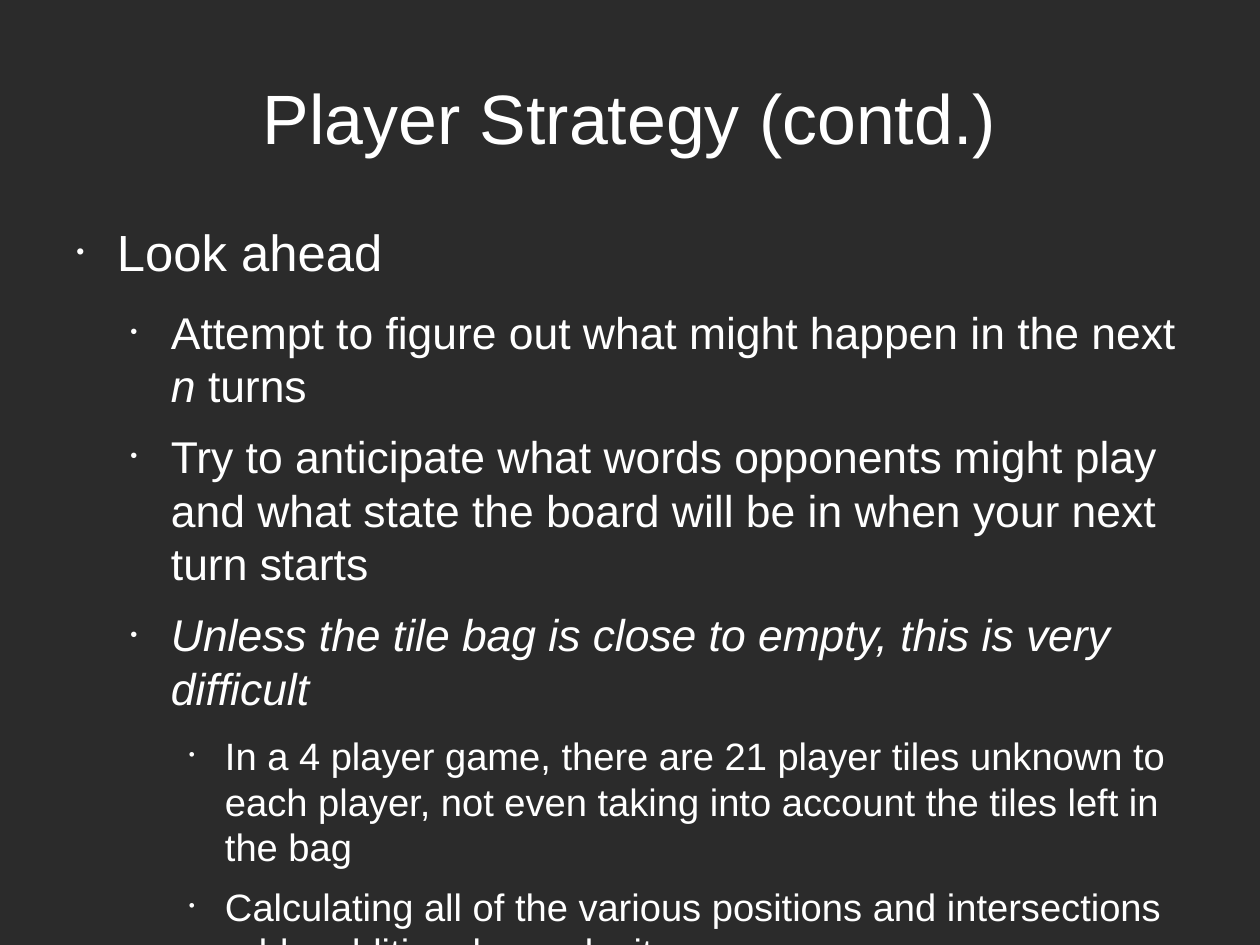
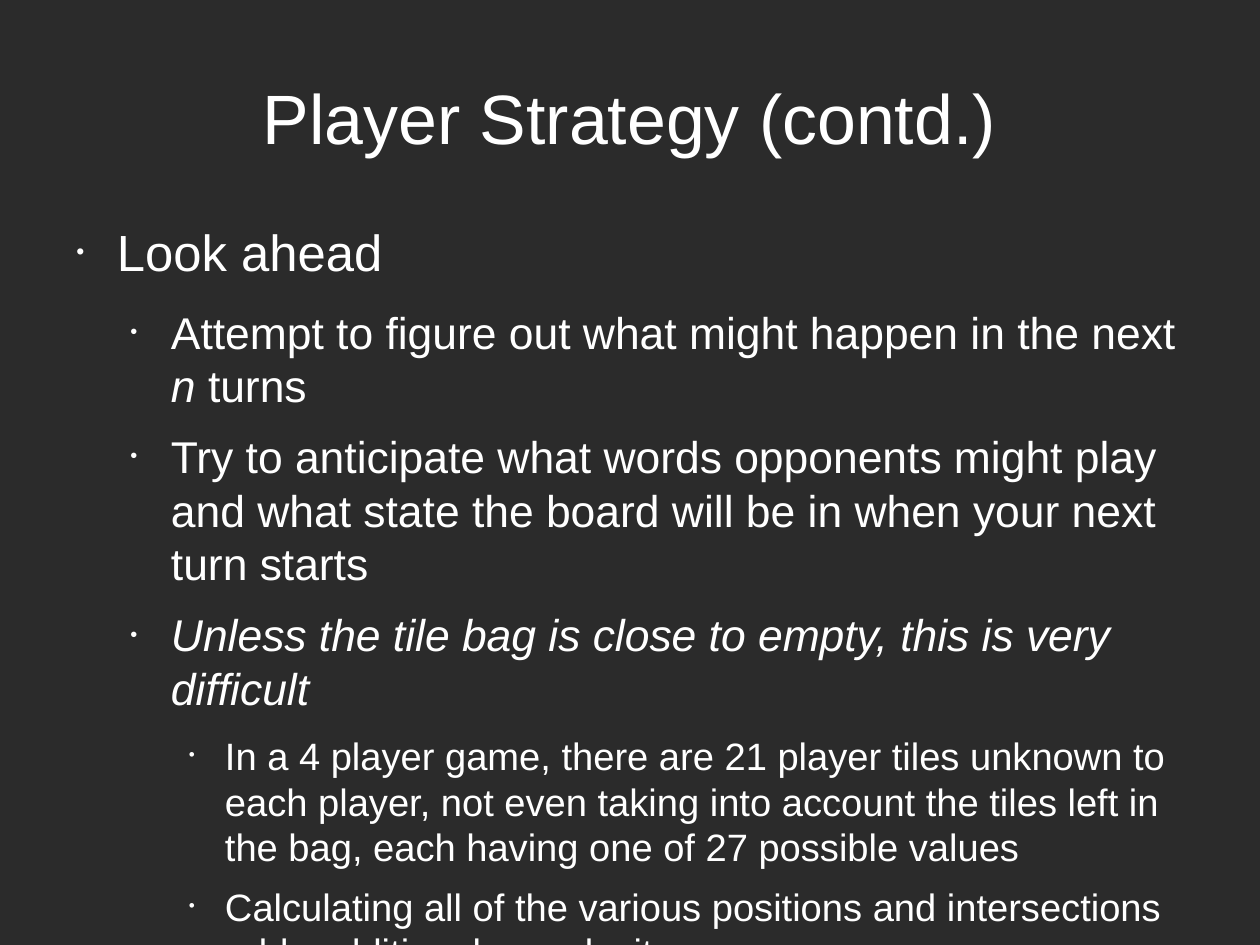
Before and after one commit to vbasarkar/sharpscrabble, a slide deck: slide 8 of docs/SharpScrabble.odp. Drawn at 1260x945 pixels with LibreOffice and Linux fonts; fonts in the diff are those of the drawing; background and template pictures are left out; a plain dark background stands for a picture behind light text. Boxes give left, top, right and bottom in pixels: in the first picture for what was removed or moved away, otherwise in the second. Text is boxed around its words. In the diff, an @@ line names an element or a change of style, - is before the commit and + after.

```diff
--- a/docs/SharpScrabble.odp
+++ b/docs/SharpScrabble.odp
@@ text at [225,742,1165,869]: text changed @@
-    • In a 4 player game, there are 21 player tiles unknown to each player, not even taking into account the tiles left in the bag
+    • In a 4 player game, there are 21 player tiles unknown to each player, not even taking into account the tiles left in the bag, each having one of 27 possible values
```
Also in this commit, not shown: 1 other slide changed.
